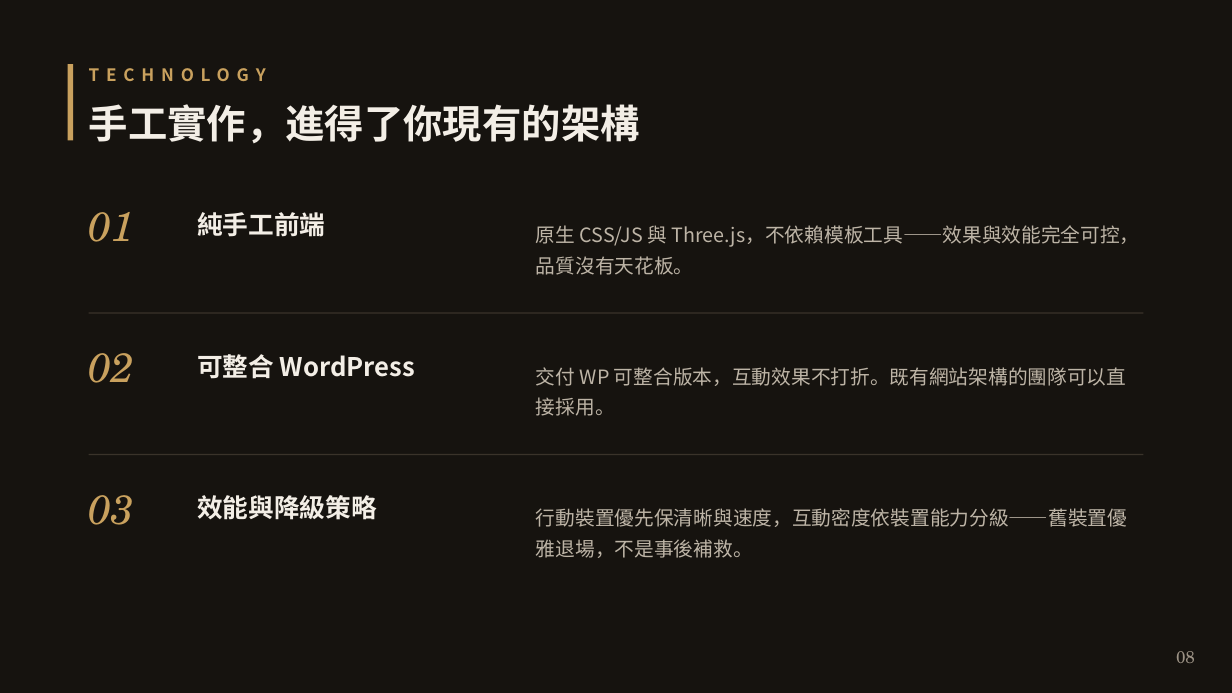
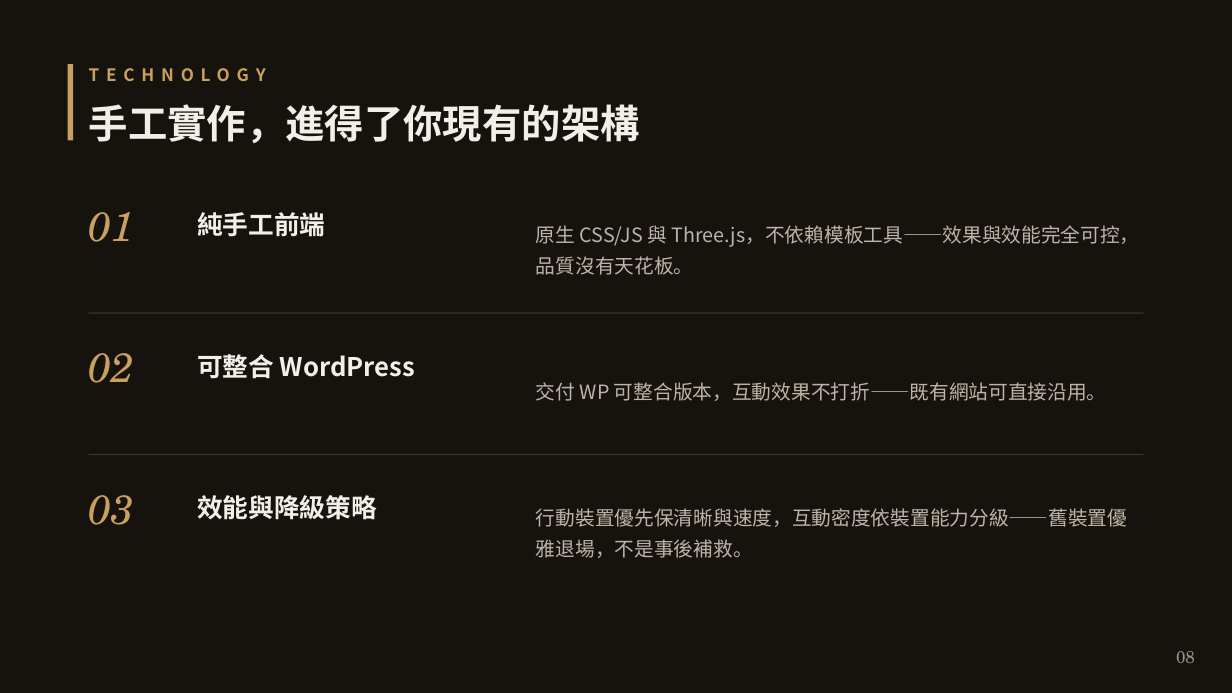
Before and after one commit to HarryFan/claude-mobile, a slide deck: slide 8 of brag-output/sales-kit/sales-kit-deck.pptx. Drawn at 1232x693 pixels with LibreOffice and Linux fonts; fonts in the diff are those of the drawing. Boxes give left, top, right and bottom in pixels: in the first picture for what was removed or moved away, otherwise in the second. Text is boxed around its words. In the diff, an @@ line names an element or a change of style, - is before the commit and + after.

```diff
--- a/brag-output/sales-kit/sales-kit-deck.pptx
+++ b/brag-output/sales-kit/sales-kit-deck.pptx
@@ text at [536, 382, 1107, 401]: text changed @@
-交付 WP 可整合版本，互動效果不打折。既有網站架構的團隊可以直接採用。
+交付 WP 可整合版本，互動效果不打折——既有網站可直接沿用。
```
Also in this commit, not shown: 2 other files.
